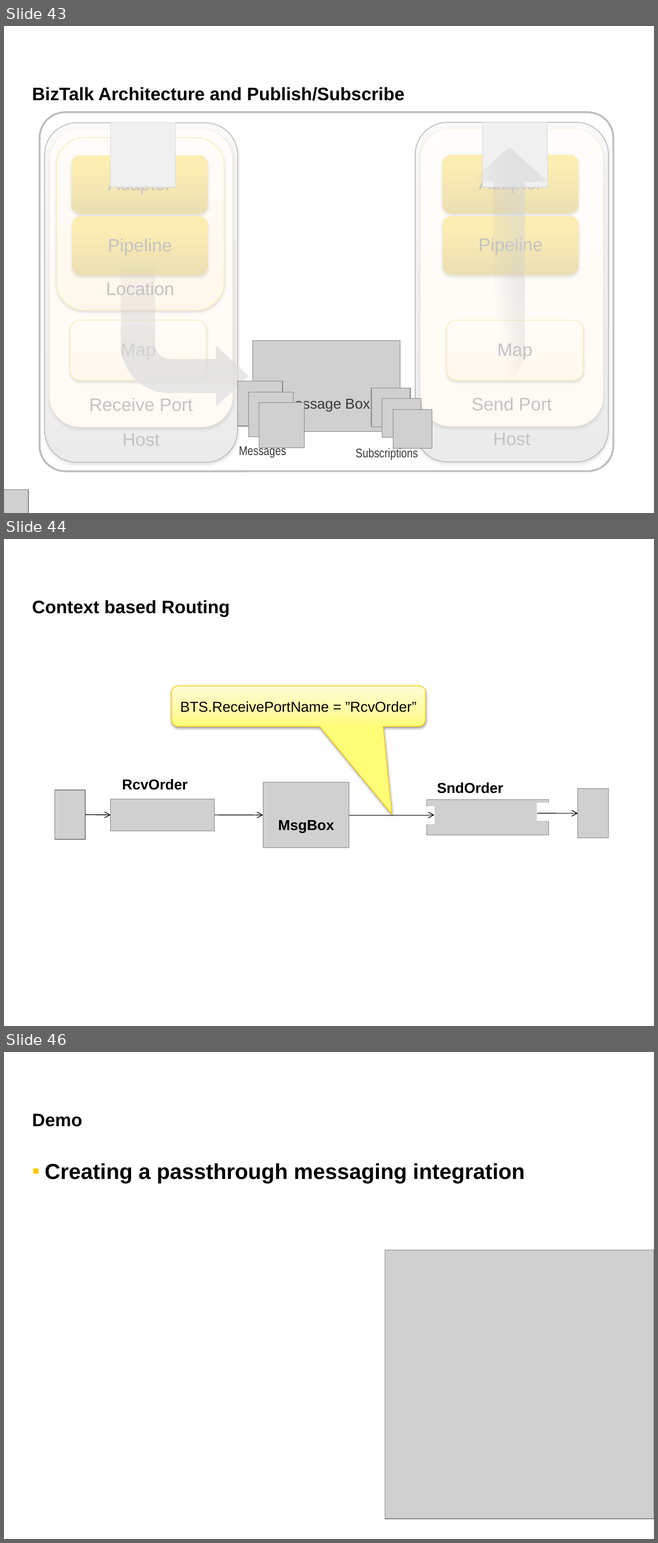
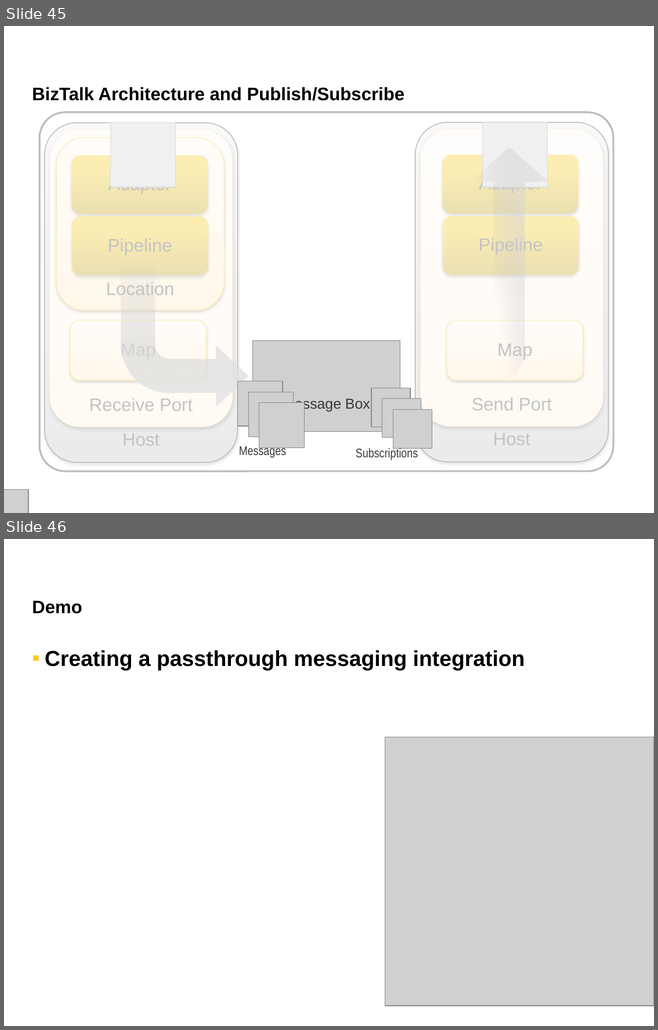
Before and after one commit to johan-jeh/BizTalk-Server---Developing-Integration-Solutions, a slide deck: Slides/Module 1 - Introduction to BizTalk Server.pptx. Shown one above the other, each under a label of ours: slides 43, 44 and 46 before the commit, slides 45 and 46 after it; the slides between them are not shown. The pictures are 658x1543 and 658x1030 pixels, drawn with LibreOffice and Linux fonts; fonts in the diff are those of the drawing; grey boxes stand for pictures. Boxes give left, top, right and bottom in pixels: in the first picture for what was removed or moved away, otherwise in the second. Text is boxed around its words. In the diff, an @@ line names an element or a change of style, - is before the commit and + after.

```diff
--- a/Slides/Module 1 - Introduction to BizTalk Server.pptx
+++ b/Slides/Module 1 - Introduction to BizTalk Server.pptx
@@ slide 44 removed at (x1=4, y1=539, x2=654, y2=1026), background #FFFFFF @@
@@ title removed at (x1=32, y1=600, x2=230, y2=617) @@
-Context based Routing
@@ rounded speech box removed at (x1=172, y1=686, x2=426, y2=726) @@
-BTS.ReceivePortName = ”RcvOrder”
@@ text removed at (x1=122, y1=779, x2=187, y2=790) @@
-RcvOrder
@@ picture removed at (x1=54, y1=790, x2=85, y2=840) @@
@@ picture removed at (x1=111, y1=799, x2=215, y2=831) @@
@@ picture removed at (x1=263, y1=783, x2=349, y2=848) @@
@@ picture removed at (x1=426, y1=799, x2=549, y2=835) @@
@@ text removed at (x1=437, y1=783, x2=503, y2=794) @@
-SndOrder
@@ picture removed at (x1=578, y1=788, x2=608, y2=838) @@
@@ arrow removed from (85, 815) to (111, 815) @@
@@ arrow removed from (215, 815) to (263, 815) @@
@@ arrow removed from (349, 815) to (434, 815) @@
@@ rectangle removed at (x1=420, y1=806, x2=434, y2=824) @@
@@ rectangle removed at (x1=536, y1=803, x2=550, y2=820) @@
@@ arrow removed from (536, 813) to (578, 814) @@
@@ text removed at (x1=278, y1=820, x2=333, y2=834) @@
-MsgBox
@@ what was slide 43 is now slide 45 @@
```
Also in this commit, not shown: 7 slides changed, 5 slides added, 4 other slides removed, 4 other files.
